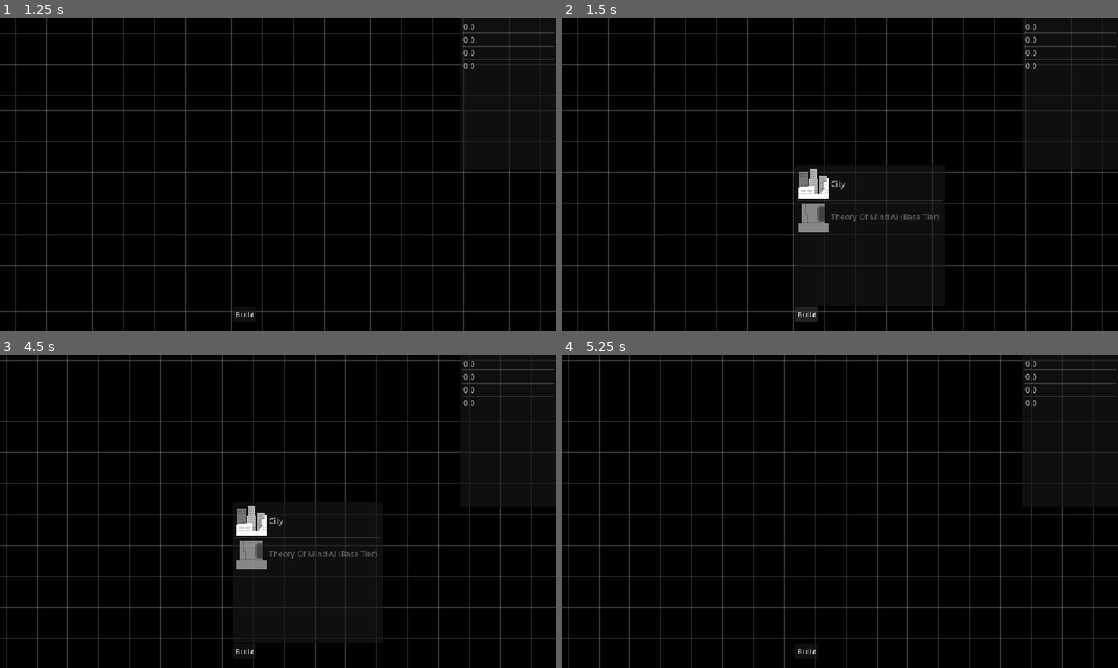
Above: before the commit, frames 1-4 (two rows, left to right).
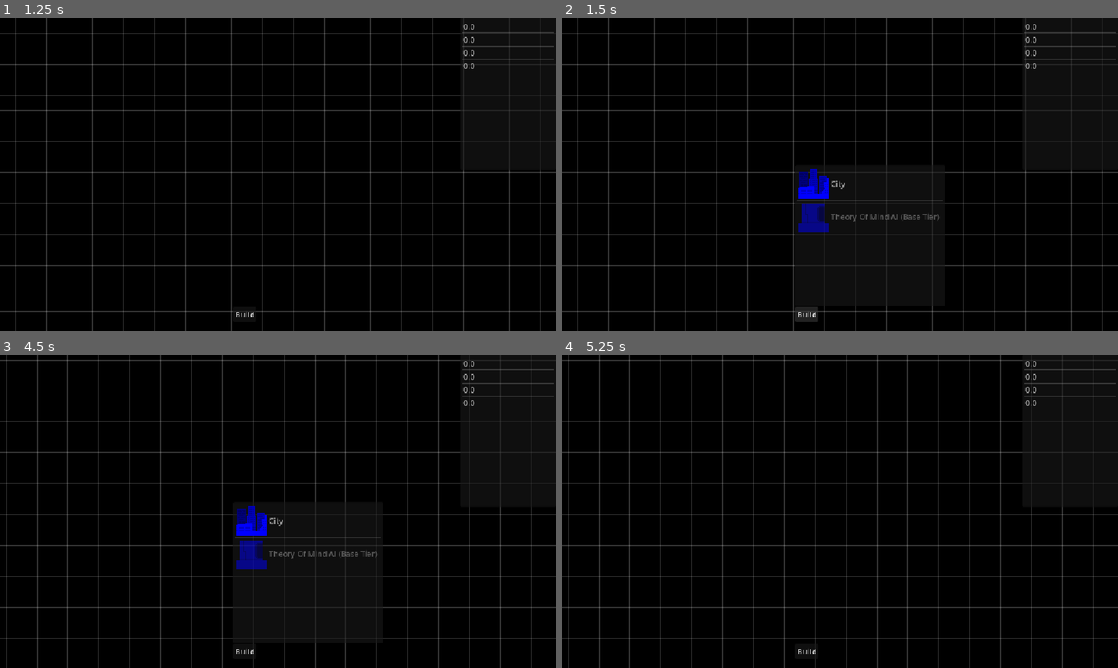
Above: after the commit, the same moments.

Repository: CarlinoCalogero/architect-of-intelligence-board-game
Game: Godot game, scene res://levels/board.tscn
Same seed, same stepped clock (60 frames per second), same inputs: the game is played once before the commit and once after it.
Inputs (mouse positions are in pixels of both pictures, inside the frame that each line leads up to):
- Up to frame 1 (1.25 s): tap Enter at 0.5 s; move the mouse to (400, 158) at 0.52 s; press the mouse at (400, 158) at 0.53 s
- Up to frame 2 (1.5 s): release the mouse at (962, 158) at 1.25 s; click "Build" at 1.25 s
- Up to frame 3 (4.5 s): click "Build" at 2 s; click "Build" at 2.75 s; tap Space at 3.5 s; move the mouse to (166, 527) at 3.52 s; tap Mouse wheel down (scroll_down) at 3.6 s; click (166, 527) at 3.67 s; tap Enter at 4.25 s; move the mouse to (333, 442) at 4.27 s; hold Mouse wheel up (scroll_up) from 4.28 s (still down); click (333, 442) at 4.42 s
- Up to frame 4 (5.25 s): tap Space at 5 s; move the mouse to (812, 574) at 5.02 s; release Mouse wheel up (scroll_up) at 5.03 s; click (812, 574) at 5.1 s

Frame 1 is identical in both runs. In frame 2, 0.8% of the frame differs, in the area x 42-48%, y 48-69%; in frame 3, 0.8%; in frame 4, nothing differs.

Commit message:
refactored player state system

Diff:
--- /dev/null
+++ b/definitions/player_colors/blue_player.tres
@@ -0,0 +1,9 @@
+[gd_resource type="Resource" script_class="PlayerColor" format=3 uid="uid://en7ulkfta4ea"]
+
+[ext_resource type="Script" uid="uid://dq3ouny8n8eo4" path="res://domain/player_color.gd" id="1_s4lqg"]
+
+[resource]
+script = ExtResource("1_s4lqg")
+name = "Blue"
+color = Color(0, 0, 1, 1)
+metadata/_custom_type_script = "uid://dq3ouny8n8eo4"
--- /dev/null
+++ b/definitions/player_colors/green_player.tres
@@ -0,0 +1,9 @@
+[gd_resource type="Resource" script_class="PlayerColorResource" format=3 uid="uid://ssctkcd4srkn"]
+
+[ext_resource type="Script" uid="uid://dq3ouny8n8eo4" path="res://domain/player_color.gd" id="1_qjrpi"]
+
+[resource]
+script = ExtResource("1_qjrpi")
+name = "Green"
+color = Color(0, 1, 0, 1)
+metadata/_custom_type_script = "uid://dq3ouny8n8eo4"
--- /dev/null
+++ b/definitions/player_colors/red_player.tres
@@ -0,0 +1,9 @@
+[gd_resource type="Resource" script_class="PlayerColor" format=3 uid="uid://wlqygefimiyg"]
+
+[ext_resource type="Script" uid="uid://dq3ouny8n8eo4" path="res://domain/player_color.gd" id="1_epqbx"]
+
+[resource]
+script = ExtResource("1_epqbx")
+name = "Red"
+color = Color(1, 0, 0, 1)
+metadata/_custom_type_script = "uid://dq3ouny8n8eo4"
--- /dev/null
+++ b/definitions/player_colors/yellow_player.tres
@@ -0,0 +1,9 @@
+[gd_resource type="Resource" script_class="PlayerColorResource" format=3 uid="uid://hty24oeqf40i"]
+
+[ext_resource type="Script" uid="uid://dq3ouny8n8eo4" path="res://domain/player_color.gd" id="1_pxslf"]
+
+[resource]
+script = ExtResource("1_pxslf")
+name = "Yellow"
+color = Color(1, 1, 0, 1)
+metadata/_custom_type_script = "uid://dq3ouny8n8eo4"
--- /dev/null
+++ b/domain/player_color.gd
@@ -0,0 +1,5 @@
+class_name PlayerColorResource
+extends Resource
+
+@export var name: String
+@export var color: Color
--- a/game_definitions/game_definition.gd
+++ b/game_definitions/game_definition.gd
@@ -3,20 +3,26 @@
 
 var game_resources: Array[GameResource] = []
 var structures: Array[StructureResource] = []
+var player_colors: Array[PlayerColorResource] = []
 
 const BASE_RESOURCES_FOLDER_PATH: String = "res://definitions/"
 const GAME_RESOURCE_FOLDER: String = "game_resources"
 const STRUCTURE_RESOURCE_FOLDER: String = "structure_resources"
+const PLAYER_COLOR_RESOURCE_FOLDER: String = "player_colors"
 
 func _ready() -> void:
 	_load_all_game_resource_resources_from_folder()
 	_load_all_structure_resources_from_folder()
+	_load_all_player_color_resources_from_folder()
 
 func _load_all_game_resource_resources_from_folder():
 	_load_resources_from_folder(GAME_RESOURCE_FOLDER, game_resources)
 
 func _load_all_structure_resources_from_folder():
 	_load_resources_from_folder(STRUCTURE_RESOURCE_FOLDER, structures)
+
+func _load_all_player_color_resources_from_folder():
+	_load_resources_from_folder(PLAYER_COLOR_RESOURCE_FOLDER, player_colors)
 
 func _load_resources_from_folder(folder_name: String, resource_variable: Array) -> void:
 	# Open the folder
@@ -49,8 +55,16 @@
 	else:
 		print("Error: Could not open folder at ", path)
 
-func get_structures_definition() -> Array[StructureResource]:
+# -- GETTERS
+
+func get_buildable_structures() -> Array[StructureResource]:
 	return structures
 
 func get_game_resources() -> Array[GameResource]:
 	return game_resources
+
+func get_player_colors() -> Array[PlayerColorResource]:
+	return player_colors
+
+func get_max_number_of_players() -> int:
+	return player_colors.size()
--- a/managers/game_manager.gd
+++ b/managers/game_manager.gd
@@ -1,7 +1,8 @@
 extends Node
 
-signal player_turn_started
-signal player_turn_ended
+signal player_changed(new_player_index: int, player_color: PlayerColorResource)
+signal local_player_turn_started
+signal local_player_turn_ended
 signal buidable_structure_disabled(structure_keys: Array[String])
 signal game_resource_changed(game_resource_key: String, new_value: float)
 
@@ -14,38 +15,68 @@
 }
 
 enum SetupTurnPhaseSubphases {
-	CURRENT_PLAYER_CITY_BUILDING,
-	OTHER_PLAYERS_CITY_BUILDING
+	CITY_BUILDING,
 }
 
-const GAME_STATE_MANAGER = preload("uid://bh1pyslmu1ara")
+const GAME_DEFINITION_RESOURCE: Resource = preload("uid://dso50mfa3p71h")
+# -- MANAGER RESOURCES
+const GAME_STATE_MANAGER: Resource = preload("uid://bh1pyslmu1ara")
+# -- STRUCTURE RESOURCES
 const CITY_STRUCTURE_RESOURCE: StructureResource = preload("uid://l2bs1modugmn")
 
+var local_player_index: int = 0 # The actual player playing locally on the machine
+var current_player_index: int = -1 # Must start at -1
 var current_state: GamePhase = GamePhase.MAIN_MENU
-var current_setup_turn_phase_subphases: SetupTurnPhaseSubphases = SetupTurnPhaseSubphases.CURRENT_PLAYER_CITY_BUILDING
+var current_setup_turn_phase_subphases: SetupTurnPhaseSubphases = SetupTurnPhaseSubphases.CITY_BUILDING
 
+var game_definition: GameDefinition
+
+# -- MANAGERS
 var game_state_manager: GameStateManager
 
 func _ready() -> void:
+	game_definition = GAME_DEFINITION_RESOURCE.instantiate()
+	add_child(game_definition)
+
 	new_game()
 
 func get_game_state_manager() -> GameStateManager:
 	return game_state_manager
 
-func get_buildable_structure_list() -> Array[StructureResource]:
-	return game_state_manager.get_current_player_structure_manager().get_buildable_structure_list()
+# -- GAME DEFINITION FUNCTIONS
 
 func get_game_resources_list() -> Array[GameResource]:
-	return game_state_manager.get_current_player_game_resource_manager().get_game_resources_list()
+	return game_definition.get_game_resources()
 
-func get_earnings_from_structure_building_completion(structure: StructureResource) -> Dictionary[String, float]:
-	return game_state_manager.get_current_player_structure_manager().get_earnings_from_structure_building_completion(structure)
+func get_buildable_structure_list() -> Array[StructureResource]:
+	return game_definition.get_buildable_structures()
+
+# -- LOCAL PLAYER FUNCTIONS
+
+func get_local_player_resources() -> Dictionary[String, float]:
+	return game_state_manager.get_player_resources(local_player_index)
+
+# -- CURRENT PLAYER FUNCTIONS
+
+func get_current_player_color() -> PlayerColorResource:
+	return game_state_manager.get_player_color(current_player_index)
 
 func get_current_player_resources() -> Dictionary[String, float]:
-	return game_state_manager.get_current_player_resources()
+	return game_state_manager.get_player_resources(current_player_index)
 
 func update_current_player_resource(game_resource_key: String, value: float) -> void:
-	game_state_manager.update_current_player_resource(game_resource_key, value)
+	game_state_manager.update_player_resource(current_player_index, game_resource_key, value)
+
+func check_if_current_player_has_built_all_structures_of_type(structure: StructureResource) -> bool:
+	return game_state_manager.check_if_player_has_built_all_structures_of_type(current_player_index, structure)
+
+# -- GAME FLOW FUNCTIONS
+
+func _compute_next_player_index():
+	current_player_index = (current_player_index + 1) % game_state_manager.get_number_of_players()
+	var current_player_color: PlayerColorResource = game_state_manager.get_player_color(current_player_index)
+	emit_signal("player_changed", current_player_index, current_player_color)
+	print("New Turn for Player: [", current_player_color.name, "], at index: [", current_player_index, "]")
 
 func _change_phase(new_phase: GamePhase) -> void:
 	current_state = new_phase
@@ -64,11 +95,8 @@
 func _setup_turn_phase():
 
 	match current_setup_turn_phase_subphases:
-		SetupTurnPhaseSubphases.CURRENT_PLAYER_CITY_BUILDING:
+		SetupTurnPhaseSubphases.CITY_BUILDING:
 			_current_setup_turn_phase_player_city_building_subphases()
-			return
-
-		SetupTurnPhaseSubphases.OTHER_PLAYERS_CITY_BUILDING:
 			return
 
 	# Deal cards, spawn pieces, etc.
@@ -76,32 +104,39 @@
 	_change_phase(GamePhase.PLAYER_TURN)
 
 func _current_setup_turn_phase_player_city_building_subphases():
-	print("Setting up the board...")
-
+	# Remove later
 	cpu_player_wait_timer.start()
 	await cpu_player_wait_timer.timeout
+	# Remove later
 
-	var whitelisted_cities: Array[String] = [CITY_STRUCTURE_RESOURCE.name]
-	emit_signal("buidable_structure_disabled", whitelisted_cities)
-	emit_signal("player_turn_started")
+	_compute_next_player_index()
+
+	if current_player_index == local_player_index:
+		print("Setting up the board...")
+		var whitelisted_cities: Array[String] = [CITY_STRUCTURE_RESOURCE.name]
+		emit_signal("buidable_structure_disabled", whitelisted_cities)
+		emit_signal("local_player_turn_started")
 
 func new_game(number_of_players: int = 4):
+	if number_of_players > game_definition.get_max_number_of_players():
+		return
+
 	game_state_manager = GAME_STATE_MANAGER.instantiate()
 	game_state_manager.current_game_resource_changed.connect(_on_current_game_resource_changed)
 	add_child(game_state_manager)
 
-	game_state_manager.setup(number_of_players)
+	var player_colors: Array[PlayerColorResource] = game_definition.get_player_colors()
+	game_state_manager.setup(player_colors, get_game_resources_list())
 
 	_change_phase(GamePhase.SETUP_TURN)
 
 func on_structure_built(structure: StructureResource):
-	game_state_manager.get_current_player_structure_manager().on_structure_built(structure)
+	check_if_current_player_has_built_all_structures_of_type(structure)
 
 	if current_state == GamePhase.SETUP_TURN:
 		match current_setup_turn_phase_subphases:
-			SetupTurnPhaseSubphases.CURRENT_PLAYER_CITY_BUILDING:
-				current_setup_turn_phase_subphases = SetupTurnPhaseSubphases.OTHER_PLAYERS_CITY_BUILDING
-				emit_signal("player_turn_ended")
+			SetupTurnPhaseSubphases.CITY_BUILDING:
+				emit_signal("local_player_turn_ended")
 				_setup_turn_phase()
 				return
 
--- a/managers/game_resource_manager.gd
+++ /dev/null
@@ -1,23 +0,0 @@
-class_name GameResourceManager
-extends Resource
-
-var game_resources: Array[GameResource]
-var current_resources: Dictionary[String, float]
-
-func _init(new_game_resources: Array[GameResource]) -> void:
-	game_resources = new_game_resources
-	_set_up_current_resources()
-
-func get_game_resources_list() -> Array[GameResource]:
-	return game_resources
-
-func get_current_resources() -> Dictionary[String, float]:
-	return current_resources
-
-func update_current_resource(resource_key: String, amount: float) -> float:
-	current_resources[resource_key] += amount
-	return current_resources[resource_key]
-
-func _set_up_current_resources():
-	for game_resource in game_resources:
-		current_resources[game_resource.name] = 0.0
--- a/managers/game_state_manager.gd
+++ b/managers/game_state_manager.gd
@@ -3,32 +3,29 @@
 
 signal current_game_resource_changed(game_resource_key: String, new_value: float)
 
-const GAME_DEFINITION_RESOURCE: Resource = preload("uid://dso50mfa3p71h")
+var players: Array = []
 
-var players: Array = []
-var current_player_index: int = -1
+func setup(player_colors: Array[PlayerColorResource], game_resources_list: Array[GameResource]) -> void:
+	for player_color_index in range(player_colors.size()):
+		var player: PlayerStateManager = PlayerStateManager.new(player_colors[player_color_index], game_resources_list)
+		players.append(player)
 
-var game_definition: GameDefinition
+# -- GAME STATE FUNCTIONS
 
-func _ready():
-	game_definition = GAME_DEFINITION_RESOURCE.instantiate()
-	add_child(game_definition)
+func get_number_of_players() -> int:
+	return players.size()
 
-func setup(number_of_players: int) -> void:
-	for i in range(number_of_players):
-		var player: PlayerStateManager = PlayerStateManager.new(game_definition)
-		players.append(player)
-		current_player_index = 0
+# -- PLAYER FUNCTIONS
 
-func get_current_player_structure_manager() -> StructureManager:
-	return players[current_player_index].get_structure_manager()
+func get_player_color(player_index: int) -> PlayerColorResource:
+	return players[player_index].get_color()
 
-func get_current_player_game_resource_manager() -> GameResourceManager:
-	return players[current_player_index].get_game_resource_manager()
+func get_player_resources(player_index: int) -> Dictionary[String, float]:
+	return players[player_index].get_game_resources()
 
-func get_current_player_resources() -> Dictionary[String, float]:
-	return players[current_player_index].get_game_resource_manager().get_current_resources()
+func update_player_resource(player_index: int, game_resource_key: String, value: float) -> void:
+	var new_value: float = players[player_index].update_game_resource(game_resource_key, value)
+	emit_signal("current_game_resource_changed", game_resource_key, new_value)
 
-func update_current_player_resource(game_resource_key: String, value: float) -> void:
-	var new_value: float = players[current_player_index].get_game_resource_manager().update_current_resource(game_resource_key, value)
-	emit_signal("current_game_resource_changed", game_resource_key, new_value)
+func check_if_player_has_built_all_structures_of_type(player_index: int, structure: StructureResource) -> bool:
+	return  players[player_index].check_if_player_has_built_all_structures_of_type(structure)
--- a/managers/player_state_manager.gd
+++ b/managers/player_state_manager.gd
@@ -1,18 +1,40 @@
 class_name PlayerStateManager
 extends Resource
 
-var structure_manager: StructureManager
-var game_resource_manager: GameResourceManager
+var player_color: PlayerColorResource
+var player_resources: Dictionary[String, float]
+var built_structures_type_tracker: Dictionary = {}
 
-func _init(game_definition: GameDefinition):
-	structure_manager = StructureManager.new(game_definition.get_structures_definition())
-	game_resource_manager = GameResourceManager.new(game_definition.get_game_resources())
+func _init(new_player_color: PlayerColorResource, game_resources_list: Array[GameResource]):
+	player_color = new_player_color
 
-func get_structure_manager() -> StructureManager:
-	return structure_manager
+	for game_resource in game_resources_list:
+		player_resources[game_resource.name] = 0.0
 
-func get_game_resource_manager() -> GameResourceManager:
-	return game_resource_manager
+# -- GETTERS
 
-func get_current_resources() -> Dictionary[String, float]:
-	return game_resource_manager.get_current_resources()
+func get_color() -> PlayerColorResource:
+	return player_color
+
+func get_game_resources() -> Dictionary[String, float]:
+	return player_resources
+
+# -- UTILITY FUNCTIONS
+
+# If return is true player has built the maximum number of this type structure
+func check_if_player_has_built_all_structures_of_type(structure: StructureResource) -> bool:
+	if structure.building_limit_amount > 0:
+		if not built_structures_type_tracker.has(structure.name):
+			built_structures_type_tracker[structure.name] = 0
+
+		built_structures_type_tracker[structure.name] += 1
+
+		if built_structures_type_tracker[structure.name] >= structure.building_limit_amount:
+			return true
+
+	return false
+
+func update_game_resource(game_resource_key: String, value: float) -> float:
+	var new_value = player_resources[game_resource_key] + value
+	player_resources[game_resource_key] = new_value
+	return new_value
--- a/managers/structure_manager.gd
+++ /dev/null
@@ -1,29 +0,0 @@
-class_name StructureManager
-extends Resource
-
-var structures: Array[StructureResource]
-var built_structures_tracker: Dictionary = {}
-
-func _init(new_structures: Array[StructureResource]) -> void:
-	structures = new_structures
-
-func get_buildable_structure_list() -> Array[StructureResource]:
-	return structures
-
-# If return is true player has built the maximum number of this type structure
-func on_structure_built(structure: StructureResource) -> bool:
-	if structure.building_limit_amount > 0:
-		if not built_structures_tracker.has(structure.name):
-			built_structures_tracker[structure.name] = 0
-
-		built_structures_tracker[structure.name] += 1
-
-		if built_structures_tracker[structure.name] >= structure.building_limit_amount:
-			return true
-	return false
-
-func get_earnings_from_structure_building_completion(structure: StructureResource) -> Dictionary[String, float]:
-	var earnings:  Dictionary[String, float] = {}
-	for on_build_earning: Transaction in structure.on_build_earnings:
-		earnings[on_build_earning.resource_type.name] = on_build_earning.amount
-	return earnings
--- a/system/build_utility.gd
+++ b/system/build_utility.gd
@@ -8,24 +8,30 @@
 
 var last_built_item_index: int = -1
 var current_buildable_structures: Dictionary[String, float]
+var current_building_color: Color
 
 func _ready():
 	assert(grid_placememt_system, "No active placement system")
 
-	GameManager.player_turn_started.connect(_on_player_turn_started)
-	GameManager.player_turn_ended.connect(_on_player_turn_ended)
+	GameManager.player_changed.connect(_on_player_changed)
+	GameManager.local_player_turn_started.connect(_on_local_player_turn_started)
+	GameManager.local_player_turn_ended.connect(_on_local_player_turn_ended)
 	GameManager.buidable_structure_disabled.connect(_on_buidable_structure_disabled)
 
 	grid_placememt_system.structure_built.connect(_on_structure_built)
 
 	_populate_item_list()
-	_on_player_turn_ended()
+	_on_local_player_turn_ended()
 
 func _populate_item_list():
 	for structure: StructureResource in GameManager.get_buildable_structure_list():
 		var item_index: int = item_list.add_item(structure.name, structure.texture)
 		item_list.set_item_metadata(item_index, structure)
 		current_buildable_structures[structure.name] = item_index
+
+func _change_buildings_color():
+	for i in range(item_list.item_count):
+		item_list.set_item_icon_modulate(i, current_building_color)
 
 func toggle_structures_item_list():
 	item_list.visible = not item_list.visible
@@ -59,17 +65,28 @@
 		current_buildable_structures.erase(structure.name)
 
 	# -- Handle construction earnings
-	var on_build_earnings: Dictionary[String, float] = GameManager.get_earnings_from_structure_building_completion(structure)
+	var on_build_earnings: Dictionary[String, float] = _get_earnings_from_structure_building_completion(structure)
 	for game_resource_key in on_build_earnings:
 		var earned_amount: float = on_build_earnings[game_resource_key]
 		GameManager.update_current_player_resource(game_resource_key, earned_amount)
 
 	last_built_item_index = -1
 
-func _on_player_turn_started():
+func _get_earnings_from_structure_building_completion(structure: StructureResource) -> Dictionary[String, float]:
+	var earnings:  Dictionary[String, float] = {}
+	for on_build_earning: Transaction in structure.on_build_earnings:
+		earnings[on_build_earning.resource_type.name] = on_build_earning.amount
+	return earnings
+
+func _on_player_changed(_new_player_index: int, player_color: PlayerColorResource):
+	current_building_color = player_color.color
+	grid_placememt_system.set_building_color(current_building_color)
+	_change_buildings_color()
+
+func _on_local_player_turn_started():
 	button.disabled = false
 
-func _on_player_turn_ended():
+func _on_local_player_turn_ended():
 	item_list.hide()
 	button.disabled = true
 
--- a/system/game_resources_utility.gd
+++ b/system/game_resources_utility.gd
@@ -11,10 +11,10 @@
 
 func _populate_item_list():
 	item_list.clear()
-	var player_resources: Dictionary[String, float] = GameManager.get_current_player_resources()
+	var player_resources: Dictionary[String, float] = GameManager.get_local_player_resources()
 	for game_resource: GameResource in GameManager.get_game_resources_list():
 		var item_index: int = item_list.add_item(str(player_resources[game_resource.name]), game_resource.icon)
 		game_resource_indexes[game_resource.name] = item_index
 
-func _update_game_resource(game_resource_key: String, new_value: float):
-	item_list.set_item_text(game_resource_indexes[game_resource_key], str(new_value))
+func _update_game_resource(_game_resource_key: String, _new_value: float):
+	_populate_item_list()
--- a/system/grid_placement_system.gd
+++ b/system/grid_placement_system.gd
@@ -19,6 +19,7 @@
 
 var is_enabled: bool = false
 var building_texture: Texture2D
+var building_color: Color
 var footprint: Array[Vector2i] = []
 var visual_offset: Vector2 = Vector2.ZERO
 
@@ -53,6 +54,7 @@
 	structure_node.global_position = ground_tile_map_layer.map_to_local(current_grid_pos) + visual_offset
 	built_structures.add_child(structure_node)
 	structure_node.texture = building_texture
+	structure_node.change_color(building_color)
 
 	for offset in footprint:
 		var claim_pos = current_grid_pos + offset
@@ -85,10 +87,14 @@
 			var end_point = Vector2(total_width, y * tile_size.y)
 			draw_line(start_point, end_point, grid_color, grid_line_thickness)
 
+func set_building_color(color: Color) -> void:
+	building_color = color
+
 func set_building(new_texture: Texture2D) -> void:
 	building_texture = new_texture
 	placement_preview_sprite_2d.texture = building_texture
-	placement_preview_sprite_2d.modulate = Color(1, 1, 1, 0.6)
+
+	placement_preview_sprite_2d.modulate = Color(building_color.r, building_color.g, building_color.b, 0.6)
 
 	var tile_size = ground_tile_map_layer.tile_set.tile_size
 	var tex_size = building_texture.get_size()
--- a/system/structure.gd
+++ b/system/structure.gd
@@ -15,6 +15,9 @@
 
 func _ready() -> void:
 	_reset()
+
+func change_color(color: Color):
+	structure_sprite_2d.modulate = color
 
 func _on_texture_changed() -> void:
 	structure_sprite_2d.texture = texture
Not shown, added: domain/player_color.gd.uid
Not shown, removed: managers/game_resource_manager.gd.uid
Not shown, removed: managers/structure_manager.gd.uid
Not shown, added: system/build_utility.tscn3426264967.tmp
